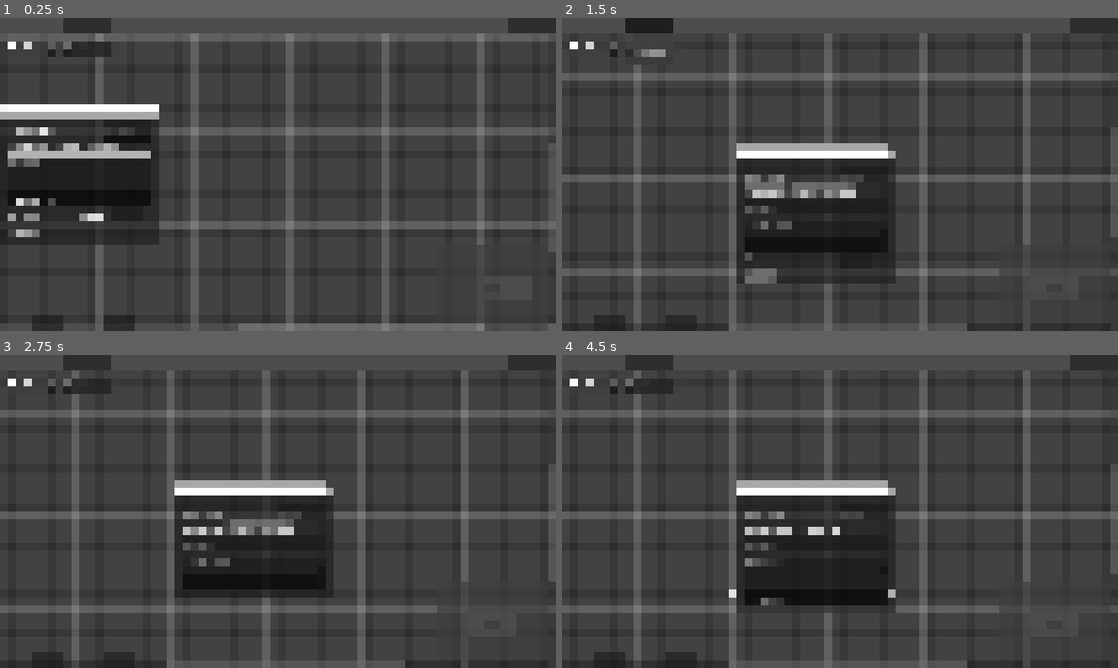
Above: before the commit, frames 1-4 (two rows, left to right).
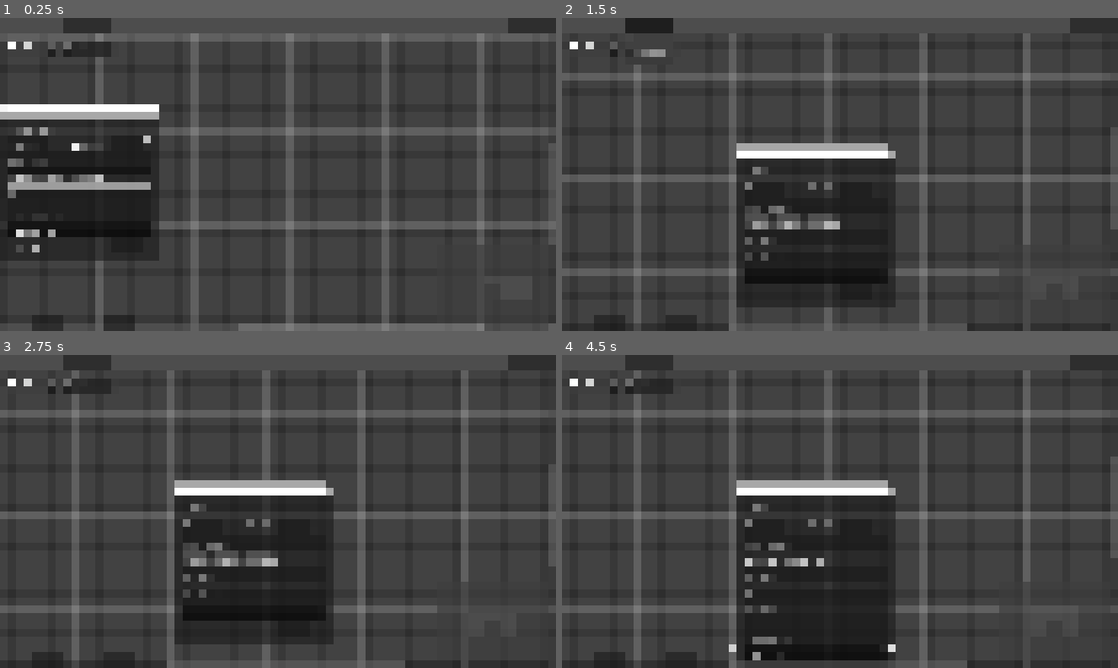
Above: after the commit, the same moments.

Repository: Roboticy3/Louder
Game: Godot game, scene res://entities/editor.tscn
Two runs of this game, one before a commit and one after it. Both use one fixed random seed, a clock stepped at 60 frames per second and the inputs below. The engine's default icon, where the game draws it, is replaced by a stand-in: a white triangle on a blue panel in a dark square.
Inputs (mouse positions are in pixels of both pictures, inside the frame that each line leads up to):
- Up to frame 1 (0.25 s): no input
- Up to frame 2 (1.5 s): click (612, 324) at 0.52 s; type "12" at 0.6 s; click (678, 324) at 0.75 s; type "12" at 0.83 s; click "hub" at 1.25 s
- Up to frame 3 (2.75 s): click (200, 527) at 2 s, where only the run before the commit has a clickable "Is Choice"
- Up to frame 4 (4.5 s): click (756, 561) at 2.75 s, where only the run after the commit has a clickable "Auto"; click "Once" at 3.5 s; click "Private" at 4.25 s

The runs differ from the first frame. In frame 1, 4.0% of the frame differs, in the area x 1-100%, y 34-78%; in frame 2, 4.1%; in frame 3, 4.9%; in frame 4, 5.6%, in the area x 30-100%, y 32-100%.

Commit message:
updated hub_entity.tscn

Diff:
--- a/editor/entities/hub_entity.tscn
+++ b/editor/entities/hub_entity.tscn
@@ -6,7 +6,6 @@
 [ext_resource type="Script" uid="uid://87y4efdm8bdm" path="res://scripts/hub_properties_folder.gd" id="4_jhl5y"]
 [ext_resource type="Script" uid="uid://njuhx76nyuqd" path="res://scripts/hub_text_edit.gd" id="5_hw554"]
 [ext_resource type="Script" uid="uid://ctb32vrbjkrsg" path="res://scripts/arrow_keys_spin_box.gd" id="6_vwbjy"]
-[ext_resource type="Script" uid="uid://derdgutm4a213" path="res://scripts/start_check.gd" id="7_212te"]
 [ext_resource type="Script" uid="uid://dabkdaqchjesv" path="res://scripts/choices_section_logic.gd" id="8_7pvce"]
 
 [sub_resource type="StyleBoxFlat" id="StyleBoxFlat_f0jtb"]
@@ -77,8 +76,8 @@
 slot/3/draw_stylebox = true
 script = ExtResource("1_so4sa")
 grabber = NodePath("TextSectionWrapper/TextSection/speaker")
-start_check = NodePath("ChoicesSection/start")
-auto_check = NodePath("ChoicesSection/auto")
+start_check = NodePath("")
+auto_check = NodePath("")
 component_group = null
 default_source = null
 choices_section_logic = NodePath("ChoicesSection/choices")
@@ -90,51 +89,63 @@
 [node name="TextSection" type="VBoxContainer" parent="TextSectionWrapper" unique_id=2073740871]
 layout_mode = 2
 
+[node name="textSection" type="Label" parent="TextSectionWrapper/TextSection" unique_id=1351469422]
+layout_mode = 2
+text = "Text Section"
+
 [node name="HBoxContainer" type="HBoxContainer" parent="TextSectionWrapper/TextSection" unique_id=1509009445]
 layout_mode = 2
 
-[node name="textSection" type="Label" parent="TextSectionWrapper/TextSection/HBoxContainer" unique_id=1351469422]
-layout_mode = 2
-text = "Text Section"
-
-[node name="Spacer" type="Control" parent="TextSectionWrapper/TextSection/HBoxContainer" unique_id=2082381832]
-custom_minimum_size = Vector2(30, 0)
-layout_mode = 2
-size_flags_horizontal = 3
-
 [node name="branch" parent="TextSectionWrapper/TextSection/HBoxContainer" unique_id=1664207967 groups=["autocomplete_speaker", "hub_component"] instance=ExtResource("3_f5yrs")]
 layout_mode = 2
-size_flags_vertical = 0
-placeholder_text = "Branch"
+size_flags_horizontal = 2
+size_flags_vertical = 0
+placeholder_text = "Channel"
 wrap_mode = 0
 scroll_fit_content_width = true
 oneliner = true
 inliner = true
 
+[node name="Spacer" type="Control" parent="TextSectionWrapper/TextSection/HBoxContainer" unique_id=2082381832]
+custom_minimum_size = Vector2(30, 0)
+layout_mode = 2
+size_flags_horizontal = 3
+
+[node name="Label" type="Label" parent="TextSectionWrapper/TextSection/HBoxContainer" unique_id=714348908]
+layout_mode = 2
+size_flags_horizontal = 8
+text = "Priority: "
+
+[node name="priority" type="SpinBox" parent="TextSectionWrapper/TextSection/HBoxContainer" unique_id=1081366637]
+layout_mode = 2
+size_flags_horizontal = 8
+
+[node name="tags" parent="TextSectionWrapper/TextSection" unique_id=327118808 groups=["autocomplete_expression", "hub_component"] instance=ExtResource("3_f5yrs")]
+layout_mode = 2
+placeholder_text = "tag1, tag2, ..."
+delimiter_strings = Array[String](["\" \"", "' '"])
+
 [node name="HBoxContainer2" type="HBoxContainer" parent="TextSectionWrapper/TextSection" unique_id=1219292361]
 layout_mode = 2
 
-[node name="is_choice" type="CheckBox" parent="TextSectionWrapper/TextSection/HBoxContainer2" unique_id=1659837714 node_paths=PackedStringArray("mutual_exclusive") groups=["hub_component"]]
-layout_mode = 2
-size_flags_vertical = 4
+[node name="auto" type="CheckBox" parent="TextSectionWrapper/TextSection/HBoxContainer2" unique_id=1220902079 groups=["hub_component"]]
+layout_mode = 2
 theme_override_styles/normal = SubResource("StyleBoxFlat_2sc04")
-text = "Is Choice"
-script = ExtResource("2_6jgyt")
-mutual_exclusive = [NodePath("../../../../ChoicesSection")]
-
-[node name="once" type="CheckBox" parent="TextSectionWrapper/TextSection/HBoxContainer2" unique_id=622107123 groups=["hub_component"]]
+text = "Auto"
+
+[node name="once" type="CheckBox" parent="TextSectionWrapper/TextSection/HBoxContainer2" unique_id=1795645920 groups=["hub_component"]]
 layout_mode = 2
 size_flags_vertical = 4
 theme_override_styles/normal = SubResource("StyleBoxFlat_2sc04")
 text = "Once"
 
-[node name="private" type="CheckBox" parent="TextSectionWrapper/TextSection/HBoxContainer2" unique_id=1575580911 node_paths=PackedStringArray("mutual_exclusive") groups=["hub_component"]]
+[node name="_private" type="CheckBox" parent="TextSectionWrapper/TextSection/HBoxContainer2" unique_id=1575580911 node_paths=PackedStringArray("mutual_exclusive") groups=["hub_component"]]
 layout_mode = 2
 size_flags_vertical = 4
 theme_override_styles/normal = SubResource("StyleBoxFlat_2sc04")
 text = "Private"
 script = ExtResource("2_6jgyt")
-mutual_exclusive = [NodePath("../../recipient")]
+mutual_exclusive = [NodePath("../../recipients")]
 inverted = true
 
 [node name="speaker" parent="TextSectionWrapper/TextSection" unique_id=42355890 groups=["autocomplete_speaker", "hub_component"] instance=ExtResource("3_f5yrs")]
@@ -146,12 +157,13 @@
 oneliner = true
 inliner = true
 
-[node name="recipient" parent="TextSectionWrapper/TextSection" unique_id=849750180 groups=["autocomplete_speaker", "hub_component"] instance=ExtResource("3_f5yrs")]
-layout_mode = 2
-size_flags_vertical = 0
-placeholder_text = "Recipient"
+[node name="recipients" parent="TextSectionWrapper/TextSection" unique_id=849750180 groups=["autocomplete_speaker", "hub_component"] instance=ExtResource("3_f5yrs")]
+layout_mode = 2
+size_flags_vertical = 0
+placeholder_text = "Recipient 1
+Recipient 2
+..."
 wrap_mode = 0
-oneliner = true
 inliner = true
 
 [node name="text" parent="TextSectionWrapper/TextSection" unique_id=778728203 groups=["hub_component"] instance=ExtResource("3_f5yrs")]
@@ -205,52 +217,43 @@
 layout_mode = 2
 text = "Fail"
 
-[node name="conditions" parent="OtherSection/VBoxContainer" unique_id=647734270 groups=["autocomplete_expression", "hub_component"] instance=ExtResource("3_f5yrs")]
-layout_mode = 2
-placeholder_text = "Conditions"
-
-[node name="statements" parent="OtherSection/VBoxContainer" unique_id=1321863141 groups=["autocomplete_expression", "hub_component"] instance=ExtResource("3_f5yrs")]
-layout_mode = 2
-placeholder_text = "Statements"
-
-[node name="ChoicesSection" type="GridContainer" parent="." unique_id=255423357]
-layout_mode = 2
-columns = 4
-
-[node name="start" type="CheckBox" parent="ChoicesSection" unique_id=628973272 groups=["hub_component"]]
-layout_mode = 2
-size_flags_vertical = 4
-theme_override_styles/normal = SubResource("StyleBoxFlat_2sc04")
-text = "Start"
-script = ExtResource("7_212te")
-
-[node name="ChoicesSpacer" type="Control" parent="ChoicesSection" unique_id=321633302]
-layout_mode = 2
-size_flags_horizontal = 3
+[node name="expressions" parent="OtherSection/VBoxContainer" unique_id=647734270 groups=["autocomplete_expression", "hub_component"] instance=ExtResource("3_f5yrs")]
+layout_mode = 2
+placeholder_text = "Expression 1
+Expression 2
+..."
+
+[node name="callbacks" parent="OtherSection/VBoxContainer" unique_id=1893842039 groups=["autocomplete_expression", "hub_component"] instance=ExtResource("3_f5yrs")]
+layout_mode = 2
+placeholder_text = "Callback 1
+Callback 2
+..."
+delimiter_strings = Array[String](["\" \"", "' '"])
+
+[node name="ChoicesSection" type="HBoxContainer" parent="." unique_id=356226356]
+layout_mode = 2
 
 [node name="Label2" type="Label" parent="ChoicesSection" unique_id=1647028317]
 layout_mode = 2
 text = "Choices"
 
+[node name="Control" type="Control" parent="ChoicesSection" unique_id=583098758]
+layout_mode = 2
+size_flags_horizontal = 3
+
 [node name="ChoicesSpinBox" type="SpinBox" parent="ChoicesSection" unique_id=272973745]
 layout_mode = 2
 size_flags_horizontal = 0
 size_flags_vertical = 0
 script = ExtResource("6_vwbjy")
-
-[node name="auto" type="CheckBox" parent="ChoicesSection" unique_id=412385513 groups=["hub_component"]]
-layout_mode = 2
-theme_override_styles/normal = SubResource("StyleBoxFlat_2sc04")
-text = "Auto"
 
 [node name="choices" type="Node" parent="ChoicesSection" unique_id=889900628 node_paths=PackedStringArray("hub", "spin_box", "start_check") groups=["hub_component"]]
 script = ExtResource("8_7pvce")
 hub = NodePath("../..")
 spin_box = NodePath("../ChoicesSpinBox")
-start_check = NodePath("../start")
+start_check = NodePath("")
 spoke_child_index = 1
 text_content_packed = ExtResource("3_f5yrs")
 
-[connection signal="pressed" from="TextSectionWrapper/TextSection/HBoxContainer2/is_choice" to="." method="reset_size" flags=3]
 [connection signal="folding_changed" from="OtherSection" to="." method="reset_size" flags=3 unbinds=1]
 [connection signal="choices_changed" from="ChoicesSection/choices" to="." method="reset_size" flags=3]
